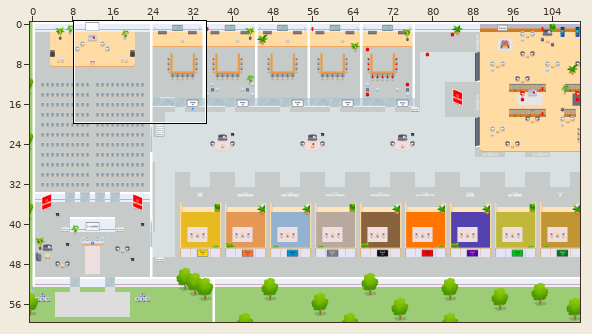
One commit to this Tiled map (JSON): map.tmj. The picture above shows the old version from afar; the outline marks the close-up.
Close-up. First the earlier version:
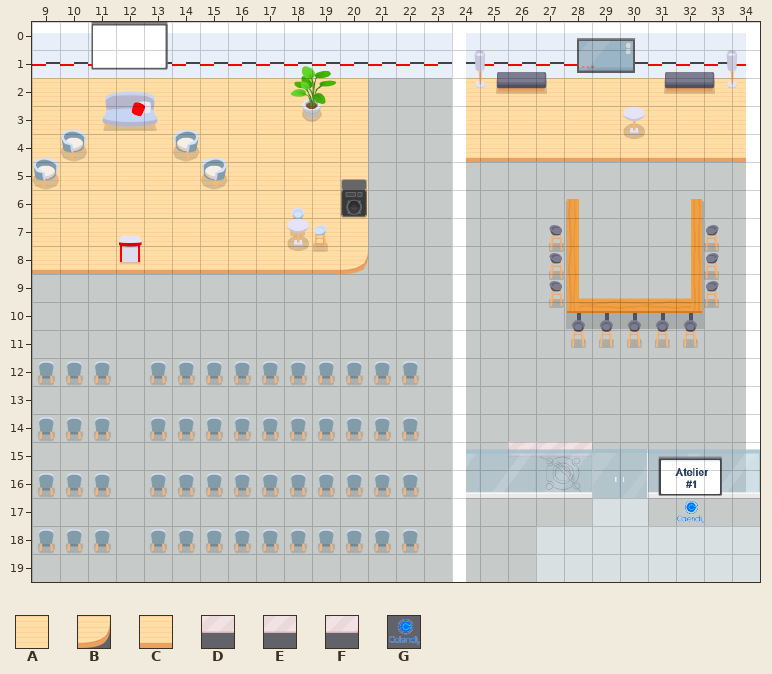
Cells are 32x32 px. Shown: x 9..34, y 0..19. The commit also changed other parts of the map, which this record leaves out.
Key: from "Chunk 1": A 6, B 11, C 12, D 43, E 44, F 45, G 52.
_ is an empty cell.
Layers that did not change in this view are not listed.
Layer "floor/floor2" before, first column x 9:
 0 __________________________
 1 __________________________
 2 AAAAAAAAAAAA___AAAAAAAAAAA
 3 AAAAAAAAAAAA___AAAAAAAAAAA
 4 AAAAAAAAAAAA___CCCCCCCCCCC
 5 AAAAAAAAAAAA______________
 6 AAAAAAAAAAAA______________
 7 AAAAAAAAAAAA______________
 8 CCCCCCCCCCCB______________
 9 __________________________
10 __________________________
11 __________________________
12 __________________________
13 __________________________
14 __________________________
15 _________________DEF______
16 __________________________
17 _______________________G__
18 __________________________
19 __________________________
The result:
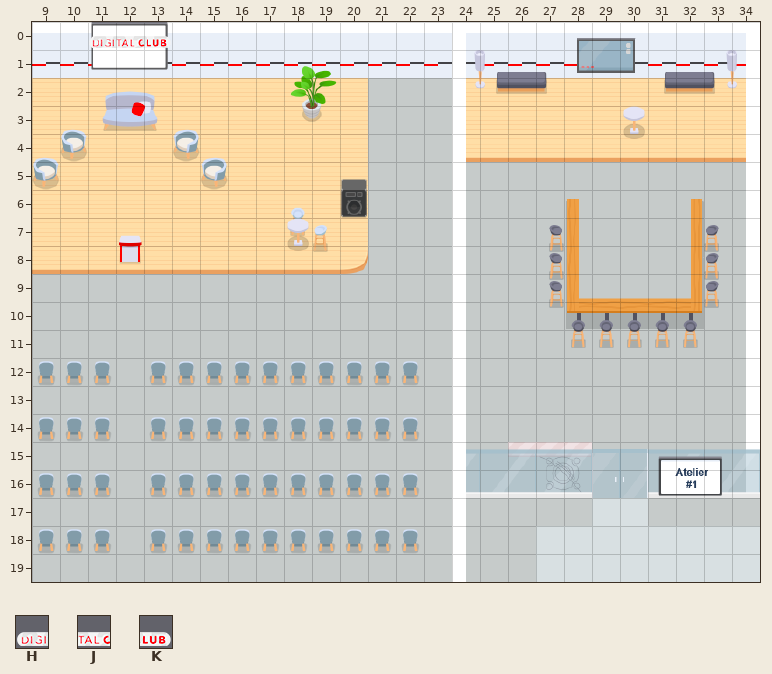
Further tiles: from "Chunk 3": H 24, J 25, K 26.
What changed:
Changed rows in their new state; . is an unchanged cell.
Layer "floor/floor2":
first column x 32:
17 _
Layer "above/above4":
first column x 11:
 0 HJK
